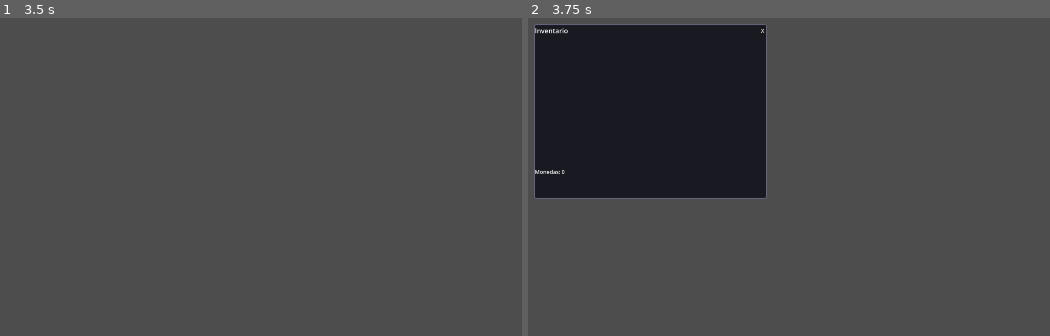
Above: before the commit, frames 1-2 (left to right).
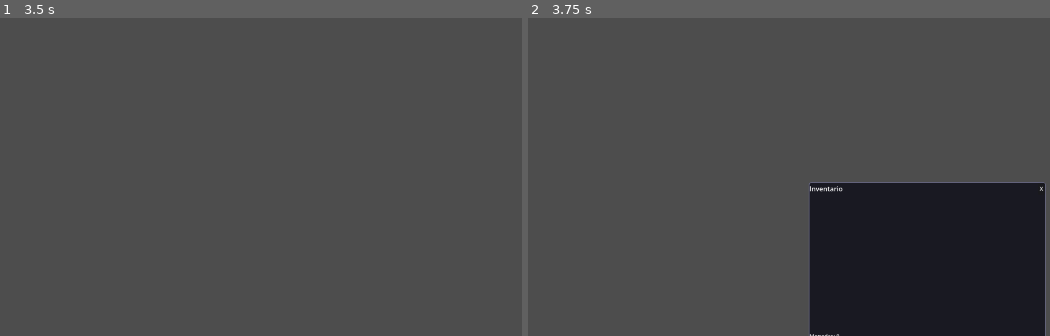
Above: after the commit, the same moments.

Repository: Jouyancito/another-game-of-dungeon
Game: Godot game, scene res://scenes/ui/inventory_ui.tscn
The game is run twice, just before and just after one commit, with the same random seed, the same clock (stepped at 60 frames per second) and the same inputs. This scene is started directly instead of the project's main scene.
Inputs (mouse positions are in pixels of both pictures, inside the frame that each line leads up to):
- Up to frame 1 (3.5 s): tap Enter at 0.5, 2 s; move the mouse to (297, 87) at 0.52 s; hold D (move_right) 0.53-1.28 s; tap R at 0.6 s; click (297, 87) at 0.67 s; tap Space (jump) at 0.77, 1.25, 1.52, 2.75, 3.02 s; move the mouse to (outside the picture) at 1.27 s; hold S (move_backward) 1.28-2.03 s; tap Ctrl at 1.35 s; move the mouse to (outside the picture) at 2.02 s; hold D (move_right) 2.03-2.78 s; hold Shift 2.03-2.78 s; move the mouse to (83, 202) at 2.77 s; hold W (move_forward) from 2.78 s (still down); tap C at 2.85 s; click (83, 202) at 2.92 s
- Up to frame 2 (3.75 s): tap Enter at 3.5 s; move the mouse to (888, 180) at 3.52 s; release W (move_forward) at 3.53 s; hold A (move_left) from 3.53 s (still down); tap Tab at 3.6 s

Frame 1 is identical in both runs. In frame 2, 46% of the frame differs, in the area x 1-100%, y 1-100%.

Commit message:
feat: inventory grid 12x7, positioned bottom-right

Diff:
--- a/game/scenes/ui/inventory_ui.gd
+++ b/game/scenes/ui/inventory_ui.gd
@@ -2,9 +2,9 @@
 
 # Inventario Diablo 2 estilo — toggle con TAB, click para mover, right-click para contexto
 
-@export var cell_size := 50
-@export var grid_cols := 10
-@export var grid_rows := 6
+@export var cell_size := 45
+@export var grid_cols := 12
+@export var grid_rows := 7
 
 # Referencia al inventario lógico del jugador
 var inventory: Inventory = null
--- a/game/scenes/ui/inventory_ui.tscn
+++ b/game/scenes/ui/inventory_ui.tscn
@@ -26,14 +26,14 @@
 script = ExtResource("1_invui")
 
 [node name="Background" type="PanelContainer" parent="."]
-anchor_left = 0.5
-anchor_top = 0.5
-anchor_right = 0.5
-anchor_bottom = 0.5
-offset_left = -280.0
-offset_top = -210.0
-offset_right = 280.0
-offset_bottom = 210.0
+anchor_left = 1.0
+anchor_top = 1.0
+anchor_right = 1.0
+anchor_bottom = 1.0
+offset_left = -580.0
+offset_top = -370.0
+offset_right = -10.0
+offset_bottom = -10.0
 theme_override_styles/panel = SubResource("StyleBoxFlat_bg")
 
 [node name="VBoxContainer" type="VBoxContainer" parent="Background"]
@@ -62,7 +62,7 @@
 layout_mode = 2
 size_flags_horizontal = 1
 size_flags_vertical = 1
-custom_minimum_size = Vector2(500, 300)
+custom_minimum_size = Vector2(540, 315)
 mouse_filter = 0
 
 [node name="FooterRow" type="HBoxContainer" parent="Background/VBoxContainer"]
--- a/game/scripts/inventory.gd
+++ b/game/scripts/inventory.gd
@@ -3,8 +3,8 @@
 
 # Inventario por jugador. No es autoload — se instancia con Inventory.new()
 
-const GRID_COLS := 10
-const GRID_ROWS := 6
+const GRID_COLS := 12
+const GRID_ROWS := 7
 
 # grid[row][col] = item_id o "" si vacío
 var grid: Array = []
